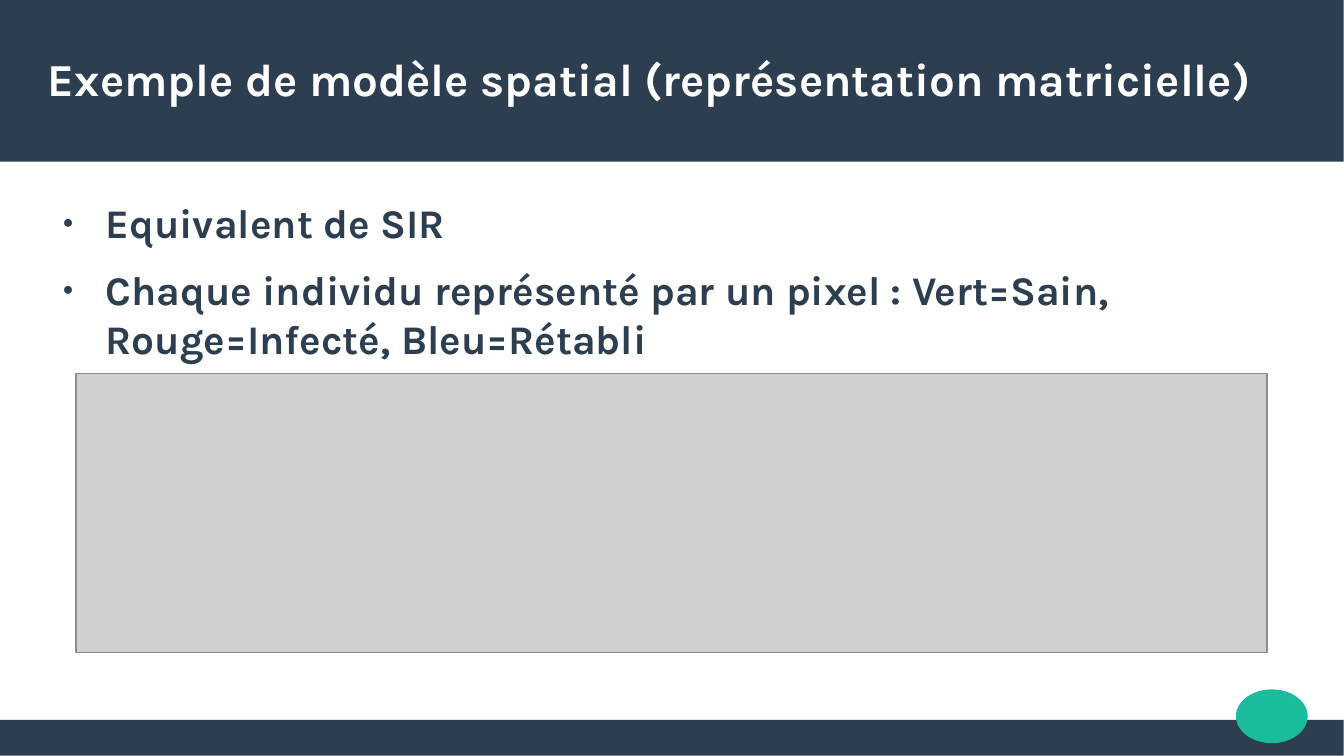
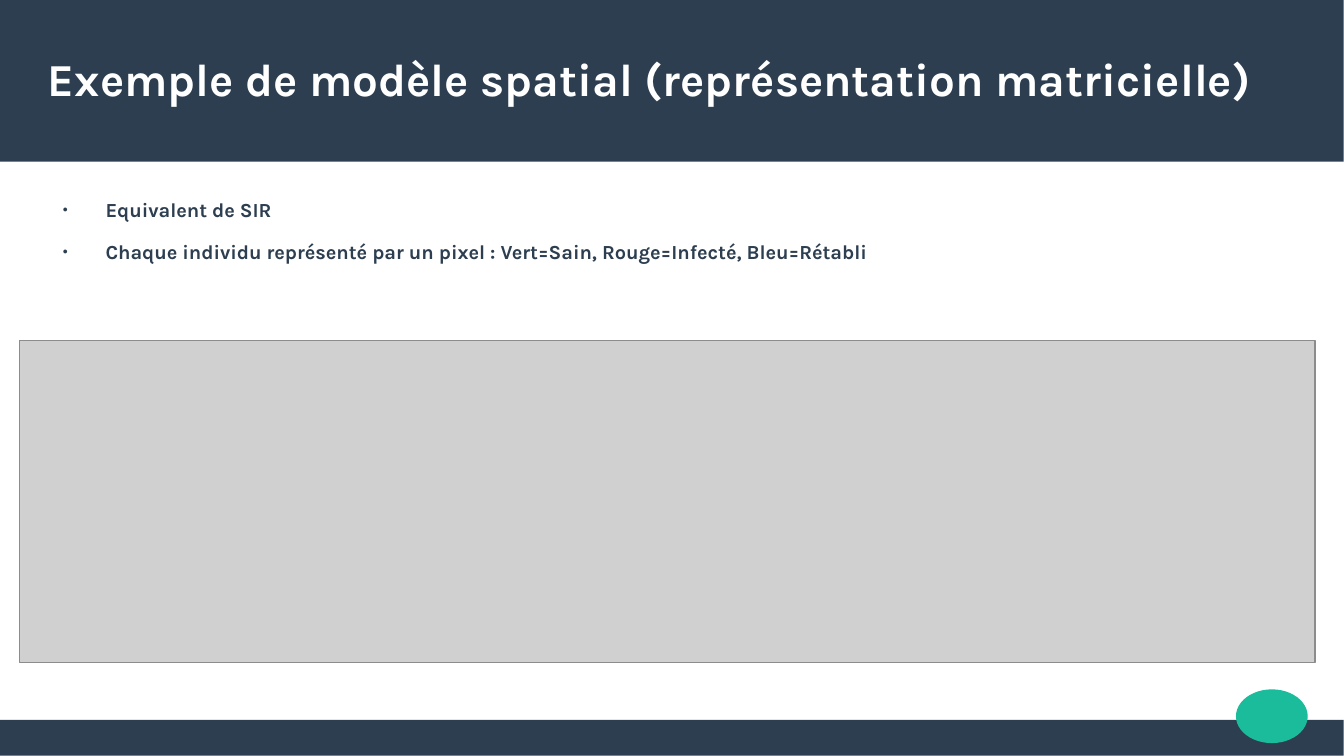
Before and after one commit to abedaton/epidemiology, a slide deck: slide 9 of toRendre/INFO-G1-presentation.pptx. Drawn at 1344x756 pixels with LibreOffice and Linux fonts; fonts in the diff are those of the drawing; grey boxes stand for pictures. Boxes give left, top, right and bottom in pixels: in the first picture for what was removed or moved away, otherwise in the second. Text is boxed around its words. In the diff, an @@ line names an element or a change of style, - is before the commit and + after.

```diff
--- a/toRendre/INFO-G1-presentation.pptx
+++ b/toRendre/INFO-G1-presentation.pptx
@@ text "Equivalent de SIR" at <box>106,203,867,264</box>: size 24 to 11.8 pt @@
@@ picture: place and size @@
-picture at <box>76,373,1267,652</box>
+picture at <box>20,340,1316,662</box>
```
Also in this commit, not shown: 3 other slides changed.
